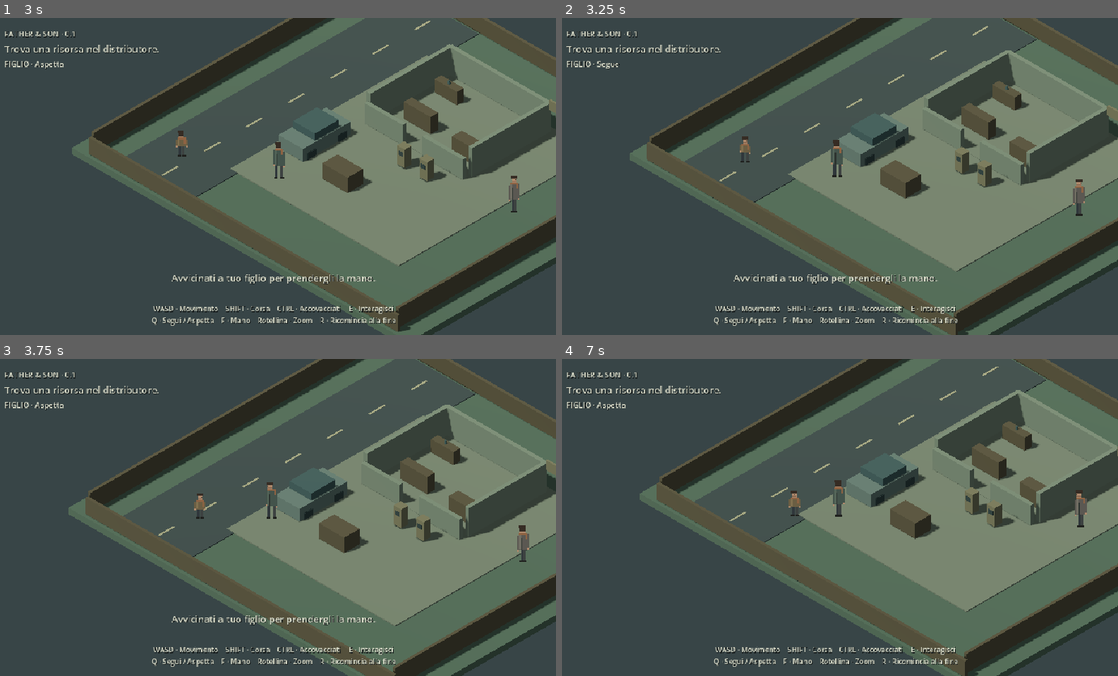
Above: before the commit, frames 1-4 (two rows, left to right).
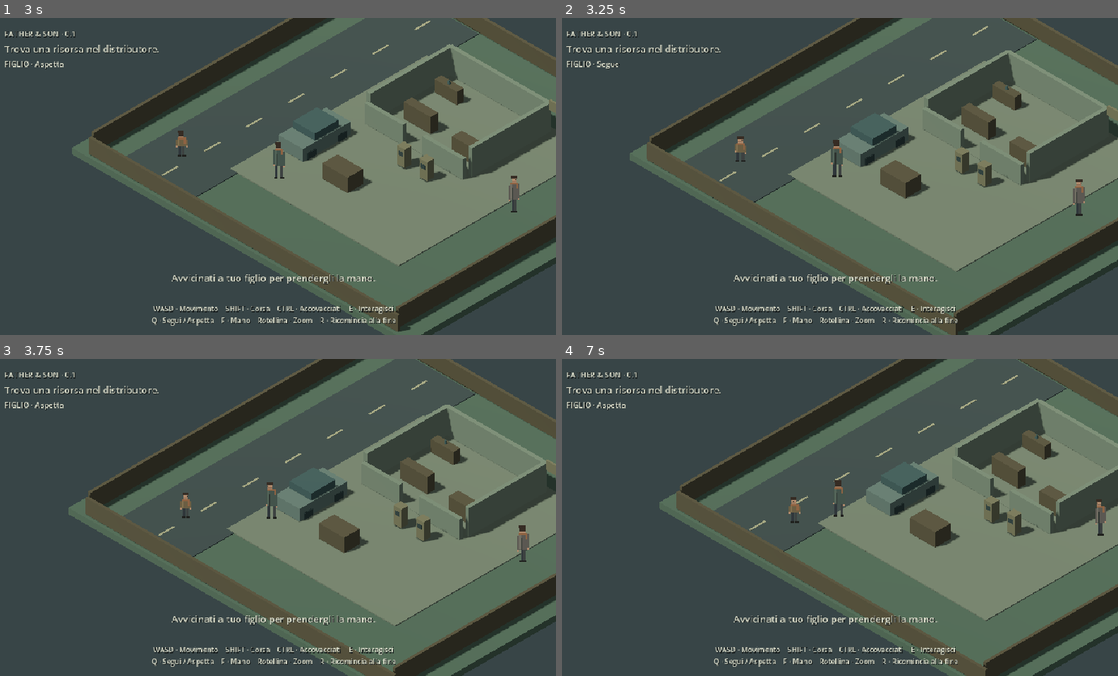
Above: after the commit, the same moments.

Repository: der1988/darkcave
Game: Godot game, scene res://scenes/main.tscn
Two runs of this game, one before a commit and one after it. Both use one fixed random seed, a clock stepped at 60 frames per second and the inputs below.
Inputs (mouse positions are in pixels of both pictures, inside the frame that each line leads up to):
- Up to frame 1 (3 s): move the mouse to (400, 160) at 0.52 s; hold D (move_right) 0.53-1.28 s; hold Q (child_wait) 0.53-1.28 s; click (400, 160) at 0.67 s; tap Ctrl (crouch) at 0.8, 1.35 s; move the mouse to (161, 192) at 1.27 s; hold S (move_down) 1.28-2.03 s; tap F (hold_hand) at 1.55 s; move the mouse to (328, 106) at 2.02 s; hold D (move_right) 2.03-2.78 s; hold F (hold_hand) 2.03-2.78 s; tap Shift (run) at 2.3, 2.85 s; move the mouse to (244, 239) at 2.77 s; hold W (move_up) from 2.78 s (still down); click (244, 239) at 2.92 s
- Up to frame 2 (3.25 s): keep holding W (move_up); tap Q (child_wait) at 3.05 s
- Up to frame 3 (3.75 s): move the mouse to (444, 565) at 3.52 s; release W (move_up) at 3.53 s; hold A (move_left) from 3.53 s (still down); hold Q (child_wait) from 3.53 s (still down)
- Up to frame 4 (7 s): tap Ctrl (crouch) at 3.8, 4.35, 6.8 s; tap R (restart) at 4.15 s; move the mouse to (667, 469) at 4.27 s; release Q (child_wait) at 4.28 s; tap F (hold_hand) at 4.55 s; move the mouse to (862, 517) at 5.02 s; release A (move_left) at 5.03 s; hold S (move_down) 5.03-5.78 s; hold F (hold_hand) 5.03-5.78 s; click (862, 517) at 5.17 s; tap Shift (run) at 5.3 s; move the mouse to (751, 438) at 5.77 s; hold D (move_right) 5.78-6.53 s; tap E (interact) at 5.85 s; tap Q (child_wait) at 6.05 s; move the mouse to (962, 501) at 6.52 s; hold W (move_up) from 6.53 s (still down); hold Shift (run) from 6.53 s (still down)

Frame 1 is identical in both runs. In frame 2, 0.1% of the frame differs, in the area x 31-34%, y 37-46%; in frame 3, 0.2%; in frame 4, 26%, in the area x 13-100%, y 0-100%.

Commit message:
Improve child adaptive following and accompaniment in 0.2

Diff:
--- a/scripts/child.gd
+++ b/scripts/child.gd
@@ -10,39 +10,142 @@
 var mode: Mode = Mode.FOLLOW
 var route_timer: float = 0.0
 
+# Separate thresholds prevent speed and start/stop chatter near the desired gap.
+const FOLLOW_START: float = 1.45
+const FOLLOW_STOP: float = 1.05
+const RECOVER_START: float = 2.3
+const RECOVER_STOP: float = 1.35
+@export var recovery_speed: float = 3.35
+var recovering: bool = false
+var following: bool = false
+var follow_speed: float = 0.0
+var follow_heading: float = 0.0
+var heading_initialized: bool = false
+var follow_direction: Vector3 = Vector3.ZERO
+var last_goal: Vector3 = Vector3.INF
+
 func _physics_process(delta: float) -> void:
 	if not is_instance_valid(father):
 		return
-	crouched = father.crouched
+	# Waiting retains the child's own posture, even if the father crouches far away.
 	if not active or mode == Mode.WAIT:
 		drive(Vector3.ZERO, 0.0, delta)
 		return
+	crouched = father.crouched
 	if NavigationServer3D.map_get_iteration_id(agent.get_navigation_map()) == 0:
 		return
-	if mode == Mode.FOLLOW and _yield_to_father(delta):
+	if mode == Mode.HAND:
+		_update_hand(delta)
 		return
-	var gap = global_position.distance_to(father.global_position)
-	var stop_distance = 0.72 if mode == Mode.HAND else 1.0
-	if gap <= stop_distance:
+	_update_follow(delta)
+
+func _update_hand(delta: float) -> void:
+	# Keep the existing hand mode's distance, speed and navigation behavior.
+	agent.target_desired_distance = 0.6
+	if global_position.distance_to(father.global_position) <= 0.72:
 		drive(Vector3.ZERO, 0.0, delta)
 		return
 	route_timer -= delta
 	if route_timer <= 0.0:
 		agent.target_position = father.global_position
 		route_timer = 0.18
-	var next = agent.get_next_path_position()
-	var direction = next - global_position
+	var direction = agent.get_next_path_position() - global_position
 	direction.y = 0
-	var speed = 1.2 if crouched else walk_speed
-	drive(direction.normalized(), speed, delta)
+	drive(direction.normalized(), 1.2 if crouched else walk_speed, delta)
+
+func _update_follow(delta: float) -> void:
+	var father_motion = Vector3(father.velocity.x, 0, father.velocity.z)
+	var father_speed = father_motion.length()
+	if not heading_initialized:
+		follow_heading = atan2(father.facing.z, father.facing.x)
+		heading_initialized = true
+	if father_speed > 0.15:
+		follow_heading = lerp_angle(follow_heading, atan2(father_motion.z, father_motion.x), 1.0 - exp(-5.0 * delta))
+	var gap = Vector2(global_position.x - father.global_position.x, global_position.z - father.global_position.z).length()
+	if gap > RECOVER_START:
+		recovering = true
+	elif gap < RECOVER_STOP:
+		recovering = false
+	if not following and gap > FOLLOW_START:
+		following = true
+	elif following and gap < FOLLOW_STOP and father_speed < 0.15:
+		following = false
+	if _yield_to_father(delta):
+		route_timer = 0.0
+		return
+	if not following:
+		follow_speed = move_toward(follow_speed, 0.0, 5.0 * delta)
+		drive(Vector3.ZERO, 0.0, delta)
+		follow_direction = Vector3.ZERO
+		return
+	var goal = _accompany_position()
+	agent.target_desired_distance = 0.22
+	route_timer -= delta
+	if route_timer <= 0.0:
+		# Reuse the current route when the father is standing still.
+		if not last_goal.is_finite() or goal.distance_to(last_goal) > 0.18:
+			agent.target_position = goal
+			last_goal = goal
+		route_timer = 0.2
+	var direction = agent.get_next_path_position() - global_position
+	direction.y = 0.0
+	if direction.length() < 0.06:
+		drive(Vector3.ZERO, 0.0, delta)
+		follow_speed = move_toward(follow_speed, 0.0, 5.0 * delta)
+		return
+	var normal_speed = maxf(walk_speed, minf(father_speed, father.walk_speed))
+	var desired_speed = recovery_speed if recovering else normal_speed
+	if crouched:
+		desired_speed = 1.65 if recovering else maxf(1.2, minf(father_speed, father.crouch_speed))
+	# Brake when approaching the slot after the father stops.
+	if father_speed < 0.15:
+		desired_speed = minf(desired_speed, maxf(0.5, gap - 0.65) * 2.0)
+	follow_speed = move_toward(follow_speed, desired_speed, 3.0 * delta)
+	var raw_direction = direction.normalized()
+	follow_direction = follow_direction.lerp(raw_direction, 1.0 - exp(-10.0 * delta))
+	var steering = follow_direction.normalized()
+	# Do not smooth a turn through the inside corner of a wall or shelf.
+	if test_move(global_transform, steering * maxf(0.3, follow_speed * delta)):
+		steering = raw_direction
+		follow_direction = raw_direction
+	drive(steering, follow_speed, delta)
+
+func _accompany_position() -> Vector3:
+	var forward = Vector3(cos(follow_heading), 0, sin(follow_heading))
+	var side = Vector3(-forward.z, 0, forward.x)
+	var toward_child = global_position - father.global_position
+	toward_child.y = 0.0
+	var offsets = [-forward * 0.8 + side * 0.45, -forward * 0.9, -side * 0.85, forward * 0.85, toward_child.normalized() * 0.85]
+	for offset in offsets:
+		var desired: Vector3 = father.global_position + offset
+		var candidate = NavigationServer3D.map_get_closest_point(agent.get_navigation_map(), desired)
+		if Vector2(desired.x - candidate.x, desired.z - candidate.z).length() > 0.25:
+			continue
+		if Vector2(candidate.x - father.global_position.x, candidate.z - father.global_position.z).length() < 0.6:
+			continue
+		var query = PhysicsRayQueryParameters3D.create(father.global_position + Vector3.UP * 0.6, candidate + Vector3.UP * 0.4, 1)
+		if get_world_3d().direct_space_state.intersect_ray(query).is_empty():
+			return candidate
+	# Hold a valid position until a slot clears; never target the father's center.
+	return NavigationServer3D.map_get_closest_point(agent.get_navigation_map(), global_position)
+
+func _reset_follow() -> void:
+	recovering = false
+	following = false
+	follow_speed = 0.0
+	follow_direction = Vector3.ZERO
+	last_goal = Vector3.INF
+	route_timer = 0.0
 
 func toggle_wait() -> void:
 	mode = Mode.FOLLOW if mode == Mode.WAIT else Mode.WAIT
+	_reset_follow()
 	mode_changed.emit()
 
 func toggle_hand() -> bool:
 	if mode == Mode.HAND:
 		mode = Mode.FOLLOW
+		_reset_follow()
 		mode_changed.emit()
 		return true
 	if not is_instance_valid(father) or global_position.distance_to(father.global_position) > 1.8:
@@ -51,6 +154,7 @@
 	if not get_world_3d().direct_space_state.intersect_ray(query).is_empty():
 		return false
 	mode = Mode.HAND
+	_reset_follow()
 	mode_changed.emit()
 	return true
 
--- /dev/null
+++ b/tests/child_follow_test.gd
@@ -0,0 +1,130 @@
+extends "res://tests/prototype_test.gd"
+
+var largest_step: float = 0.0
+var smallest_gap: float = INF
+
+func setup_pair(father_position: Vector3, child_position: Vector3) -> void:
+	release_movement()
+	game.father.active = true
+	game.child.active = true
+	game.child.mode = ChildCompanion.Mode.FOLLOW
+	game.father.facing = Vector3.FORWARD
+	game.child._reset_follow()
+	game.child.heading_initialized = false
+	reset_positions(father_position, child_position)
+	await ticks(3)
+
+func sample_tick() -> void:
+	var before = game.child.global_position
+	await physics_frame
+	largest_step = maxf(largest_step, game.child.global_position.distance_to(before))
+	smallest_gap = minf(smallest_gap, game.child.global_position.distance_to(game.father.global_position))
+
+func run() -> void:
+	game = load("res://scenes/main.tscn").instantiate()
+	root.add_child(game)
+	current_scene = game
+	await ticks(5)
+	game.enemy.active = false
+	await setup_pair(Vector3(-7, 0, 8), Vector3(-7.7, 0, 8.3))
+	Input.action_press("move_up")
+	Input.action_press("move_right")
+	var max_gap = 0.0
+	var early_gap = 0.0
+	var recovery_switches = 0
+	var was_recovering = false
+	var speed_jump = 0.0
+	for frame in 330:
+		var previous_speed = game.child.follow_speed
+		await sample_tick()
+		var gap = game.child.position.distance_to(game.father.position)
+		max_gap = maxf(max_gap, gap)
+		if frame == 150:
+			early_gap = gap
+		if game.child.recovering != was_recovering:
+			recovery_switches += 1
+			was_recovering = game.child.recovering
+		speed_jump = maxf(speed_jump, absf(previous_speed - game.child.follow_speed))
+	check(max_gap < 2.8, "Continuous father walk keeps the companion within 2.8 metres")
+	check(game.child.position.distance_to(game.father.position) < early_gap + 0.4, "Walking does not create progressive separation")
+	check(recovery_switches <= 4 and speed_jump < 0.11, "Speed adapts gradually without threshold chatter")
+	var goal = game.child._accompany_position()
+	var closest = NavigationServer3D.map_get_closest_point(game.child.agent.get_navigation_map(), goal)
+	check(goal.distance_to(closest) < 0.02 and Vector2(goal.x-game.father.position.x, goal.z-game.father.position.z).length() >= 0.6, "Accompaniment slot is on navmesh and outside father centre")
+	release_movement()
+	for i in 180:
+		await sample_tick()
+	check(game.child.position.distance_to(game.father.position) < 1.3, "Child closes distance when father stops")
+	var settled = game.child.position
+	var motion_frames = 0
+	for i in 120:
+		await sample_tick()
+		if game.child.moving:
+			motion_frames += 1
+	check(game.child.position.distance_to(settled) < 0.1 and motion_frames < 10, "Idle father does not cause circling or repeated start-stop")
+
+	await setup_pair(Vector3(-7,0,8),Vector3(-7.7,0,8.3))
+	Input.action_press("run")
+	Input.action_press("move_up")
+	Input.action_press("move_right")
+	var top_speed = 0.0
+	for i in 160:
+		await sample_tick()
+		top_speed = maxf(top_speed, Vector2(game.child.velocity.x,game.child.velocity.z).length())
+	check(top_speed > game.father.walk_speed and top_speed <= game.child.recovery_speed + .1, "Child briefly accelerates to recover a running father")
+	release_movement()
+	for i in 240:
+		await sample_tick()
+	check(game.child.position.distance_to(game.father.position) < 1.3 and not game.child.recovering, "After run-and-stop child catches up and exits recovery")
+
+	# Reverse immediately twice; physics must keep separation without teleporting.
+	for direction in [1,-1]:
+		release_movement()
+		Input.action_press("move_down" if direction == 1 else "move_up")
+		Input.action_press("move_left" if direction == 1 else "move_right")
+		for i in 75:
+			await sample_tick()
+	release_movement()
+	for i in 180:
+		await sample_tick()
+	check(game.child.position.distance_to(game.father.position) < 1.35, "Sudden direction reversals settle into following")
+
+	command("child_wait")
+	await ticks(20)
+	var waiting = game.child.position
+	game.father.position = Vector3(-7,0,7)
+	Input.action_press("crouch")
+	await ticks(30)
+	check(not game.child.crouched and game.child.position.distance_to(waiting) < .04, "Waiting child keeps position and does not imitate distant crouching")
+	command("child_wait")
+	await ticks(3)
+	check(game.child.mode == ChildCompanion.Mode.FOLLOW and game.child.crouched, "Q resumes follow and posture synchronizes again")
+	command("child_wait")
+	release_movement()
+	await ticks(20)
+	check(game.child.crouched and not game.father.crouched, "Waiting child also retains a previously crouched posture")
+	command("child_wait")
+	await ticks(3)
+	check(not game.child.crouched, "Resuming follow restores standing posture")
+
+	# The existing physical route helper drives the father around the car and through the shop door.
+	await setup_pair(Vector3(-7,0,7),Vector3(-7.8,0,7.4))
+	check(await navigate_father(Vector3(-1.6,0,-4.6)), "Father travels around car and through station doorway")
+	for i in 360:
+		await sample_tick()
+	check(game.child.position.distance_to(game.father.position) < 1.35 and game.child.position.z < -1.4, "Companion follows around car and through door without sticking")
+	var environment_hit = game.child.test_move(game.child.global_transform,Vector3.ZERO)
+	check(not environment_hit and smallest_gap > .48 and largest_step < .12, "No body penetration or teleport in follow scenarios")
+	command("hold_hand")
+	check(game.child.mode == ChildCompanion.Mode.HAND, "F still enters hand mode after adaptive following")
+	Input.action_press("move_down")
+	for i in 50:
+		await sample_tick()
+	release_movement()
+	check(game.child.position.distance_to(game.father.position) < 1.6, "Unchanged hand mode keeps the pair together")
+	command("hold_hand")
+	check(game.child.mode == ChildCompanion.Mode.FOLLOW, "F releases hand back into adaptive follow")
+	print("RESULT adaptive follow: ", checks-failures,"/",checks," checks passed; max walk gap=",max_gap," recovery switches=",recovery_switches," max step=",largest_step)
+	game.queue_free()
+	await process_frame
+	quit(0 if failures==0 else 1)
Not shown, added: tests/child_follow_test.gd.uid
Not shown, changed: ROADMAP.md
